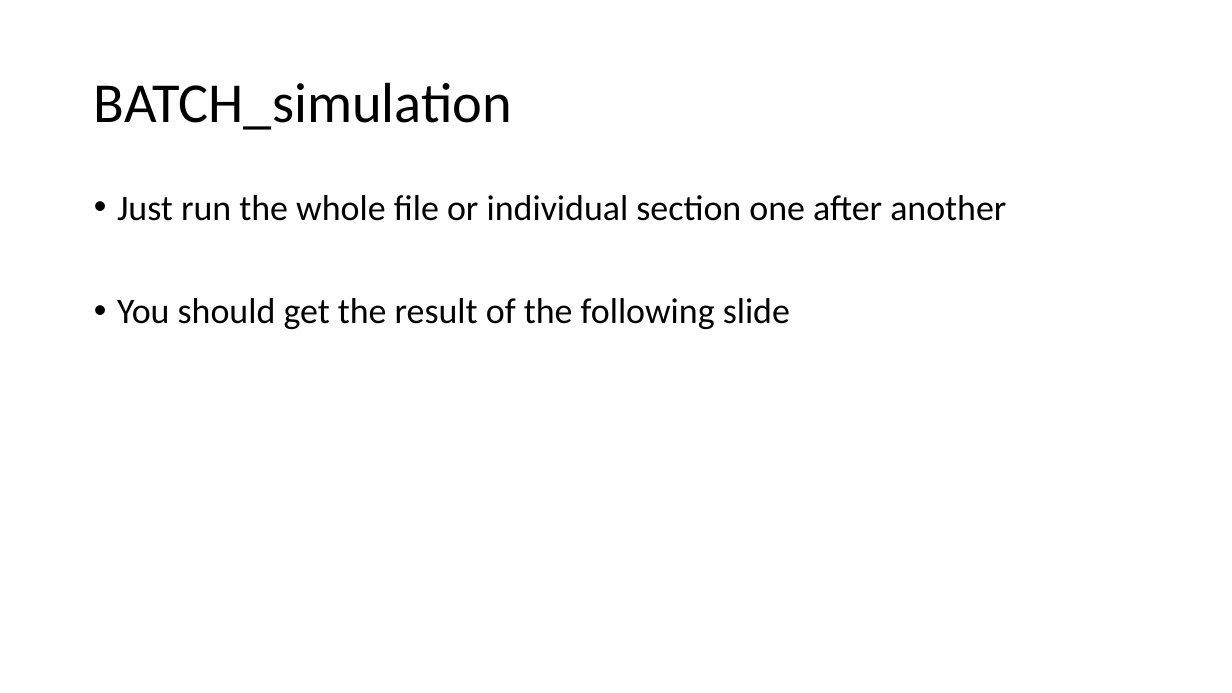
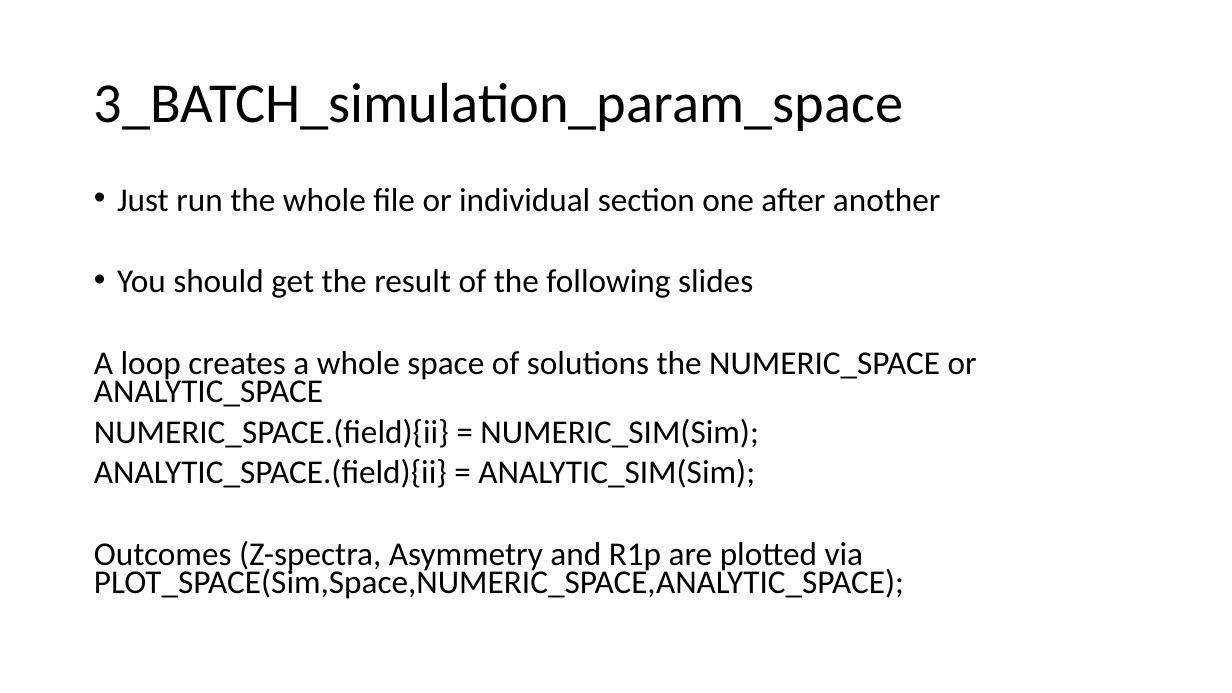
Before and after one commit to cest-sources/BM_sim_fit, a slide deck: slide 7 of doc/BM_tutorial.pptx (slide 8 before the commit). Drawn at 1232x693 pixels with LibreOffice and Linux fonts; fonts in the diff are those of the drawing. Boxes give left, top, right and bottom in pixels: in the first picture for what was removed or moved away, otherwise in the second. Text is boxed around its words. In the diff, an @@ line names an element or a change of style, - is before the commit and + after.

```diff
--- a/doc/BM_tutorial.pptx
+++ b/doc/BM_tutorial.pptx
@@ title at (94, 82, 903, 131): text changed @@
-BATCH_simulation
+3_BATCH_simulation_param_space
@@ text at (117, 188, 941, 212): size 28 to 25.9 pt in "Just run the whole file or individual ..."; line spacing 0.9 to 0.7 @@
@@ text at (94, 269, 977, 599): text changed; size 28 to 25.9 pt @@
-• You should get the result of the following slide
+• You should get the result of the following slides
+A loop creates a whole space of solutions the NUMERIC_SPACE or ANALYTIC_SPACE
+NUMERIC_SPACE.(field){ii} = NUMERIC_SIM(Sim);
+ANALYTIC_SPACE.(field){ii} = ANALYTIC_SIM(Sim);
+Outcomes (Z-spectra, Asymmetry and R1p are plotted via PLOT_SPACE(Sim,Space,NUMERIC_SPACE,ANALYTIC_SPACE);
```
Also in this commit, not shown: 2 other slides changed, 2 other files.
